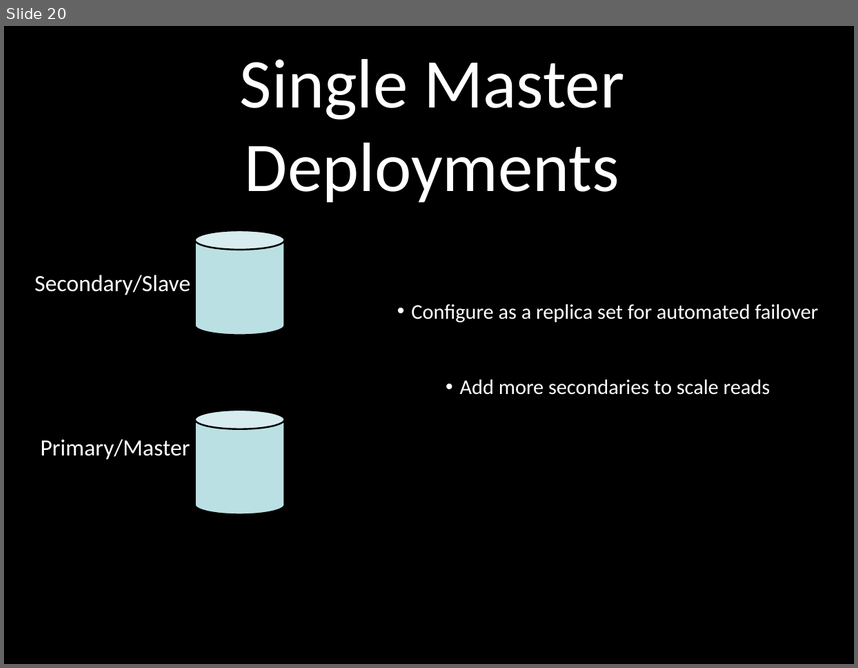
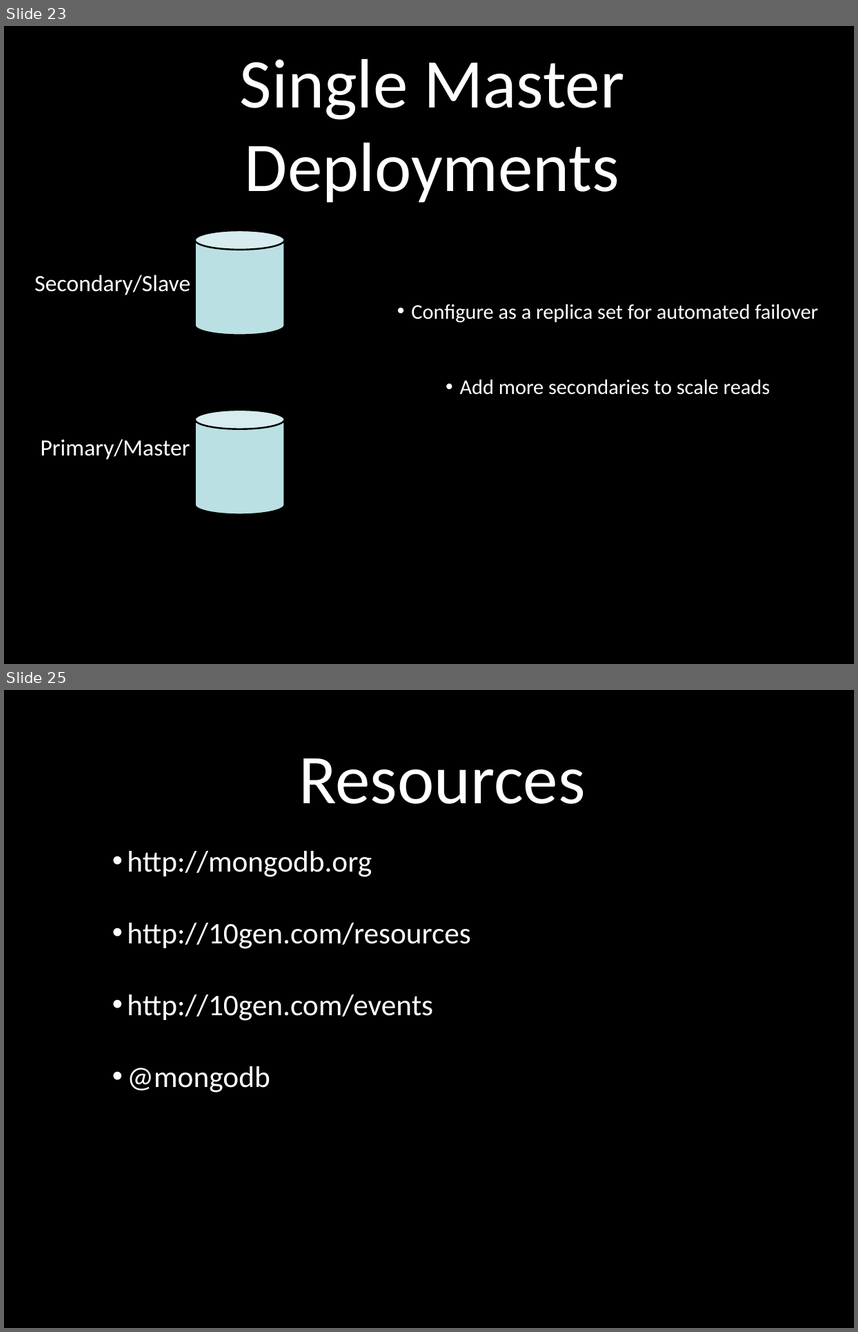
Before and after one commit to stbrody/scratch, a slide deck: WebAppsWithMongoDBWebinar-Oct2011.ppt. Shown one above the other, each under a label of ours: slide 20 before the commit, slides 23 and 25 after it; the slides between them are not shown. The pictures are 858x668 and 858x1332 pixels, drawn with LibreOffice and Linux fonts; fonts in the diff are those of the drawing. Boxes give left, top, right and bottom in pixels: in the first picture for what was removed or moved away, otherwise in the second. Text is boxed around its words. In the diff, an @@ line names an element or a change of style, - is before the commit and + after.

```diff
--- a/WebAppsWithMongoDBWebinar-Oct2011.ppt
+++ b/WebAppsWithMongoDBWebinar-Oct2011.ppt
@@ slide 25 added at [4, 690, 854, 1328], background #000000 @@
@@ title added at [299, 758, 585, 804], 84 pt, text #FFFFFF @@
+Resources
@@ text added at [127, 851, 470, 1092], 36 pt, text #FFFFFF @@
+    • http://mongodb.org
+    • http://10gen.com/resources
+    • http://10gen.com/events
+    • @mongodb
@@ what was slide 20 is now slide 23 @@
```
Also in this commit, not shown: 6 slides changed, 2 other slides added, 1 slide removed.
